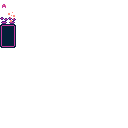
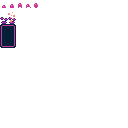
Before/after of a 128 x 128 layered artwork. What changed in the layer stack:
painted on "Paint Layer 3" over 2, 3, 38, 8
painted on "Paint Layer 2" over 2, 3, 38, 8
